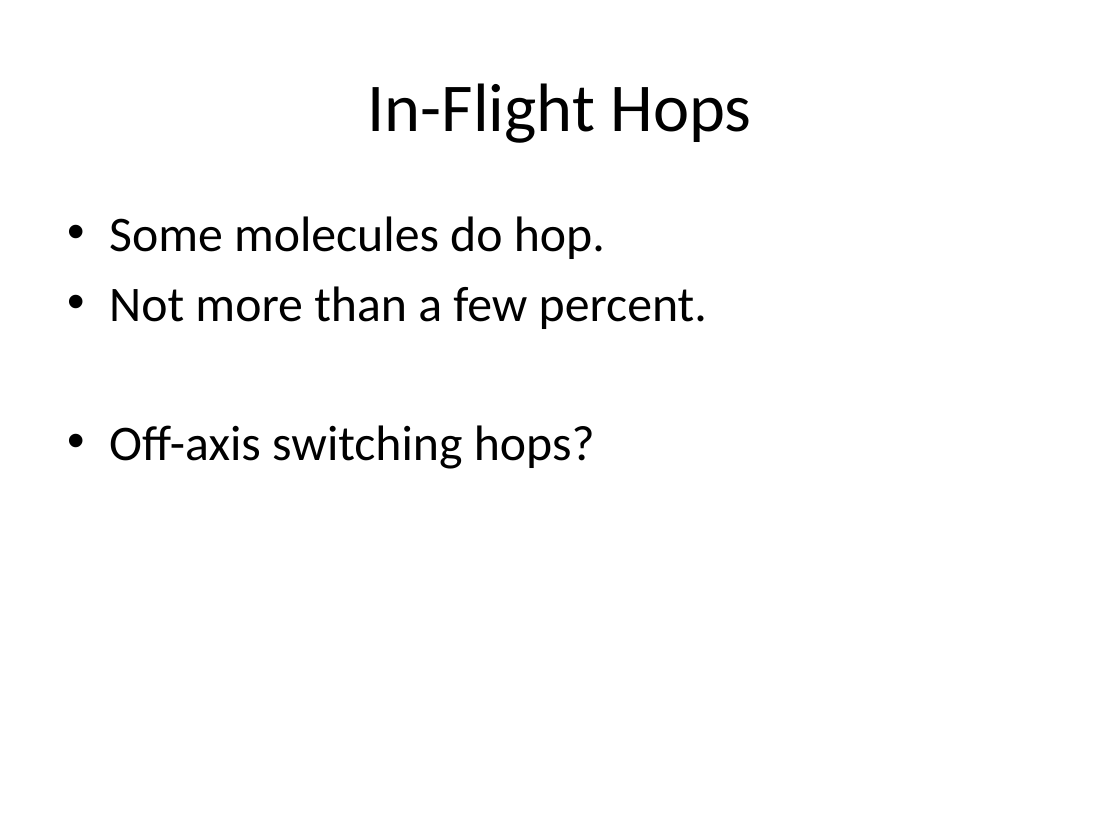
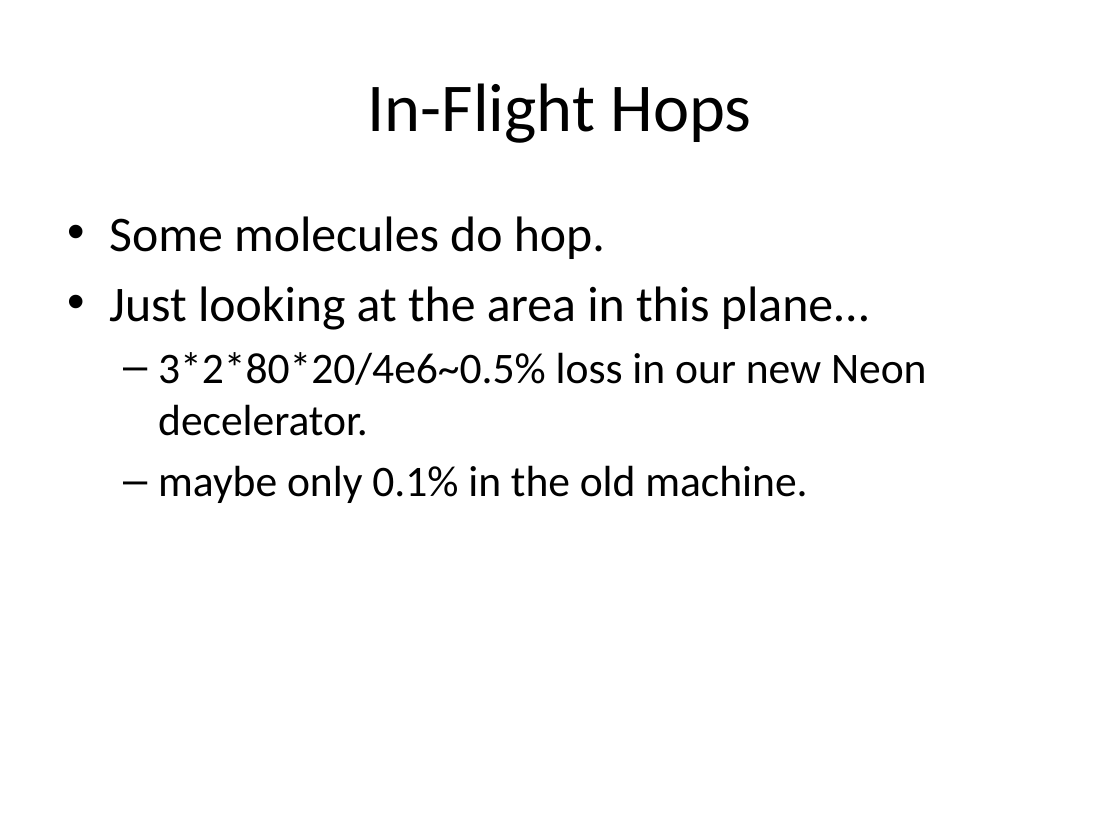
Before and after one commit to dreens/nonAdiabatic, a slide deck: slide 15 of nonAdiabatic.pptx. Drawn at 1120x840 pixels with LibreOffice and Linux fonts; fonts in the diff are those of the drawing. Boxes give left, top, right and bottom in pixels: in the first picture for what was removed or moved away, otherwise in the second. Text is boxed around its words. In the diff, an @@ line names an element or a change of style, - is before the commit and + after.

```diff
--- a/nonAdiabatic.pptx
+++ b/nonAdiabatic.pptx
@@ text at [109,286,926,503]: text changed; size 32 to 28 pt @@
-• Not more than a few percent.
-• Off-axis switching hops?
+• Just looking at the area in this plane…
+  – 3*2*80*20/4e6~0.5% loss in our new Neon decelerator.
+  – maybe only 0.1% in the old machine.
```
Also in this commit, not shown: 1 other slide changed, 2 slides added, 8 other files.
